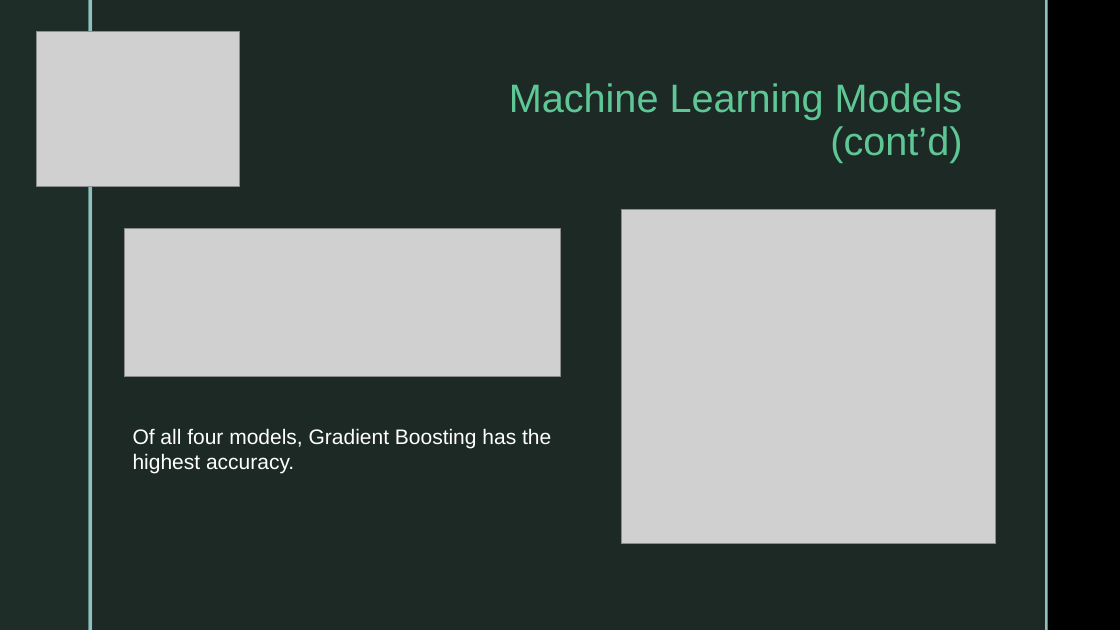
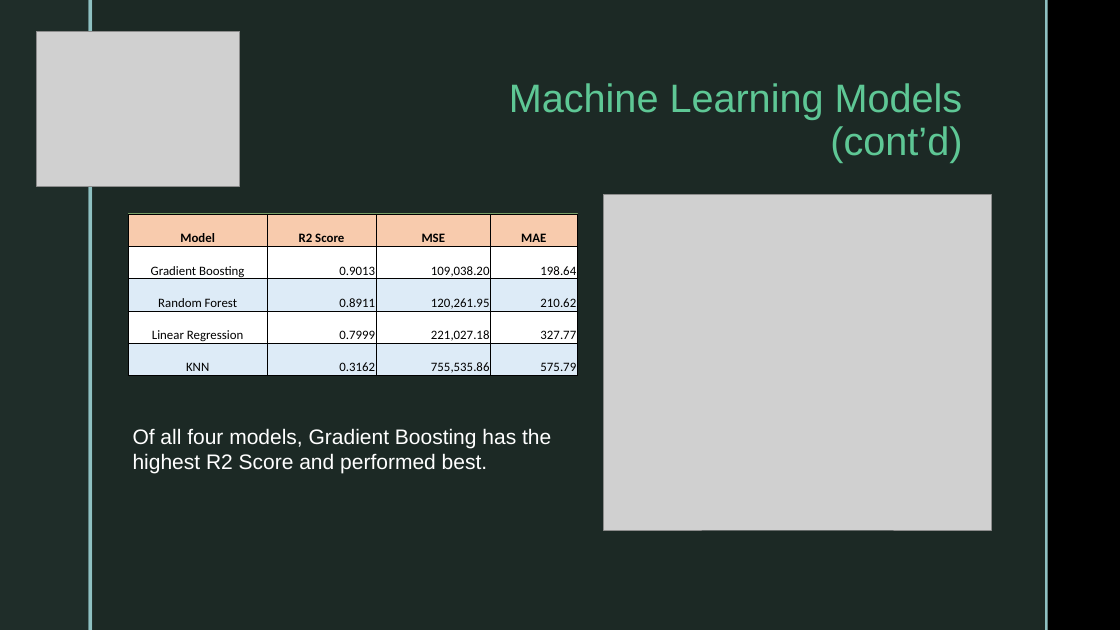
Before and after one commit to joontaka/Springboard, a slide deck: slide 10 of Assignments/CapstoneThree/CapstoneThree_Presentation.pptx. Drawn at 1120x630 pixels with LibreOffice and Linux fonts; fonts in the diff are those of the drawing; grey boxes stand for pictures; background and template pictures are left out. Boxes give left, top, right and bottom in pixels: in the first picture for what was removed or moved away, otherwise in the second. Text is boxed around its words. In the diff, an @@ line names an element or a change of style, - is before the commit and + after.

```diff
--- a/Assignments/CapstoneThree/CapstoneThree_Presentation.pptx
+++ b/Assignments/CapstoneThree/CapstoneThree_Presentation.pptx
@@ picture: place and size @@
-picture at box(622, 209, 996, 544)
+picture at box(604, 195, 991, 530)
@@ picture removed at box(124, 229, 560, 376) @@
@@ rectangle added at box(129, 214, 577, 376), fill #FFFFFF, outline #779E67 1.25 pt @@
@@ table added at box(129, 214, 577, 380), 5 rows, 4 columns @@
+Model | R2 Score | MSE | MAE
+Gradient Boosting | 0.9013 | 109,038.20 | 198.64
+Random Forest | 0.8911 | 120,261.95 | 210.62
+Linear Regression | 0.7999 | 221,027.18 | 327.77
+KNN | 0.3162 | 755,535.86 | 575.79
@@ text at box(133, 428, 551, 474): text changed @@
-Of all four models, Gradient Boosting has the highest accuracy.
+Of all four models, Gradient Boosting has the highest R2 Score and performed best.
```
Also in this commit, not shown: 2 other slides changed, 1 slide added.
